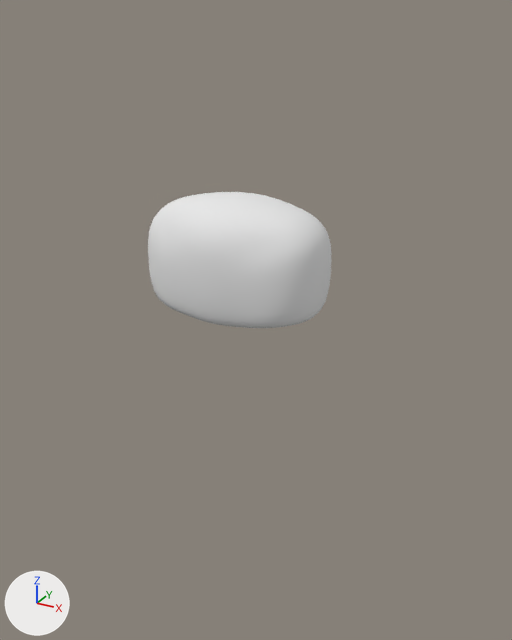
The Blender file ictbot.blend as it was, and as the next commit left it.
Camera for both pictures: a 50 mm camera at (2.27, -3.86, 3.69) aimed at (0.18, -0.08, 1.8). The axes (+X, +Y, +Z) are drawn at lower left. The lights are the same throughout.
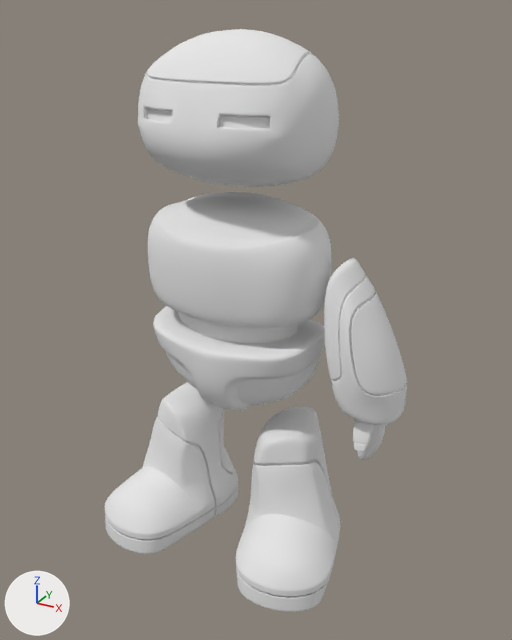
Pixel boxes (x1, y1, x2, y2) of what changed, in the pictures (512 x 640 px):
'Cube.001', shown
    after: (104, 382, 340, 612)
'Cube.003', shown
    after: (138, 29, 339, 187)
'Cube.006', shown
    after: (153, 306, 325, 410)
'Cube.004', shown
    after: (324, 258, 407, 425)
'Cube.005', shown
    after: (179, 312, 298, 343)
'Cube.002', shown
    after: (353, 420, 387, 460)

The change, as a diff of the scene's bpy script:
```diff
--- a/ictbot.blend.py
+++ b/ictbot.blend.py
@@ ob_cube_001 @@
 _m = ob_cube_001.modifiers.new('Subsurf', 'SUBSURF')
 _m.levels = 2
-ob_cube_001.hide_set(True)  # its collection is switched off
@@ ob_cube_006 @@
 _m = ob_cube_006.modifiers.new('Subsurf', 'SUBSURF')
 _m.levels = 2
-ob_cube_006.hide_viewport = True
@@ ob_cube_005 @@
 _m = ob_cube_005.modifiers.new('Subsurf', 'SUBSURF')
 _m.levels = 2
-ob_cube_005.hide_viewport = True
@@ ob_cube_004 @@
 _m = ob_cube_004.modifiers.new('Subsurf', 'SUBSURF')
 _m.levels = 2
-ob_cube_004.hide_set(True)  # its collection is switched off
@@ ob_cube_002 @@
 _m = ob_cube_002.modifiers.new('Subsurf', 'SUBSURF')
 _m.levels = 2
-ob_cube_002.hide_set(True)  # its collection is switched off
@@ ob_cube_003 @@
 _m = ob_cube_003.modifiers.new('Subsurf', 'SUBSURF')
 _m.levels = 2
-ob_cube_003.hide_set(True)  # its collection is switched off
```
